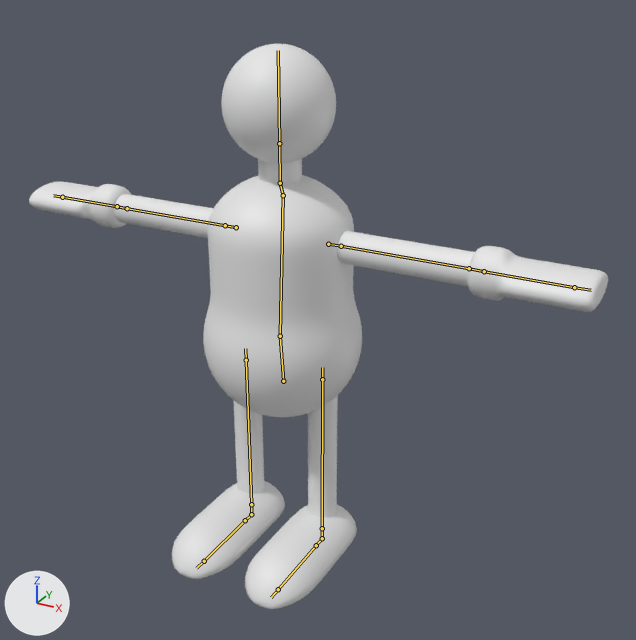
Before and after pictures for a commit that changed the Blender file Assets/meshes/rubber_man.blend.
One viewpoint serves both versions: a camera (50 mm lens) standing at (0.794, -1.306, 1.143) and looking at (0.081, -0.01, 0.495). Lighting does not change. The marker at lower left points along +X, +Y and +Z. The bones that bend it are drawn over the model as lines.

In view in the first picture: 'RubberBuddy'.
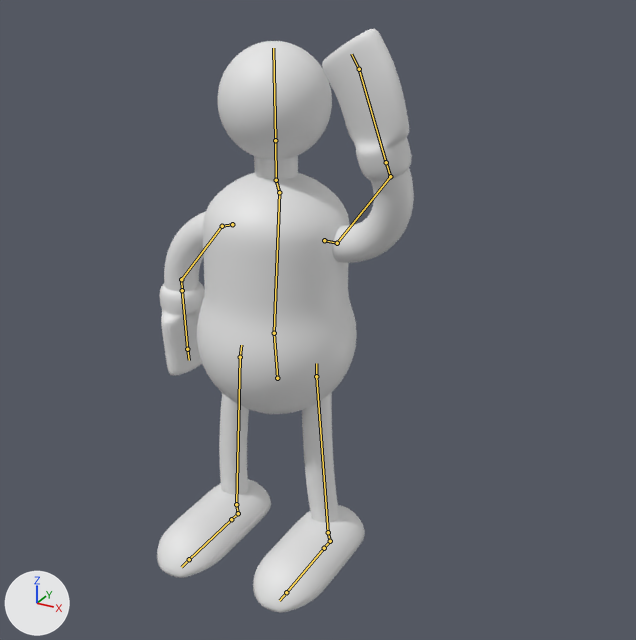
The newer file adds an action. The first version stands in its rest pose; the second is drawn at frame 2 of the action 'wave'.

Changed parts and their boxes (x1, y1, x2, y2) in the pictures (636 x 640 px):
```json
{"object": "RubberBuddy", "change": "posed", "before": [29, 44, 608, 609], "after": [157, 29, 414, 613], "on screen": "56% narrower"}
{"bone": "BodyEnd", "before": "(283, 195) to (280, 183)", "after": "(279, 192) to (276, 180)"}
{"bone": "ArmEnd.L", "before": "(469, 268) to (484, 271)", "after": "(390, 176) to (386, 162)"}
{"bone": "HandEnd.L", "before": "(574, 287) to (591, 290)", "after": "(359, 69) to (351, 54)"}
{"bone": "ArmEnd.R", "before": "(127, 208) to (117, 206)", "after": "(181, 279) to (182, 290)"}
{"bone": "HandEnd.R", "before": "(62, 197) to (53, 195)", "after": "(187, 349) to (189, 360)"}
```

The change, as JSON lines over the scene's bpy script:
```json
{"block": "bone_hipctrl", "where": "bone_hipctrl = bpy.data.objects['RubberSkeleton'].pose.bones['HipCtrl']  # child of 'Root'"}
{"op": "set", "path": "bone_hipctrl.location", "old": "(0.0, 0.0, 0.0)", "new": "(-0.01, -0.006, -0.006)"}
{"block": "bone_bodyend", "where": "bone_bodyend = bpy.data.objects['RubberSkeleton'].pose.bones['BodyEnd']  # child of 'BodyStart'"}
{"op": "set", "path": "bone_bodyend.location", "old": "(0.0, 0.0, 0.0)", "new": "(0.007, -0.006, 0.0)"}
{"block": "bone_armend_l", "where": "bone_armend_l = bpy.data.objects['RubberSkeleton'].pose.bones['ArmEnd.L']  # child of 'BodyEnd'"}
{"op": "set", "path": "bone_armend_l.location", "old": "(0.0, 0.0, 0.0)", "new": "(-0.14, -0.123, 0.032)"}
{"op": "set", "path": "bone_armend_l.rotation_quaternion", "old": "(1.0, 0.0, 0.0, 0.0)", "new": "(0.839, -0.544, 0.0, 0.0)", "note": "degrees (0, 0, 0) -> degrees (-66, 0, 0)"}
{"block": "bone_handend_l", "where": "bone_handend_l = bpy.data.objects['RubberSkeleton'].pose.bones['HandEnd.L']  # child of 'BodyEnd'"}
{"op": "set", "path": "bone_handend_l.location", "old": "(0.0, 0.0, 0.0)", "new": "(-0.308, -0.34, 0.06)"}
{"op": "set", "path": "bone_handend_l.rotation_quaternion", "old": "(1.0, 0.0, 0.0, 0.0)", "new": "(0.373, -0.564, 0.317, 0.665)", "note": "degrees (0, 0, 0) -> degrees (0, 81, 122)"}
{"block": "bone_armend_r", "where": "bone_armend_r = bpy.data.objects['RubberSkeleton'].pose.bones['ArmEnd.R']  # child of 'BodyEnd'"}
{"op": "set", "path": "bone_armend_r.location", "old": "(0.0, 0.0, 0.0)", "new": "(-0.134, -0.129, -0.003)"}
{"block": "bone_handend_r", "where": "bone_handend_r = bpy.data.objects['RubberSkeleton'].pose.bones['HandEnd.R']  # child of 'BodyEnd'"}
{"op": "set", "path": "bone_handend_r.location", "old": "(0.0, 0.0, 0.0)", "new": "(-0.293, -0.298, -0.012)"}
{"op": "set", "path": "bone_handend_r.rotation_quaternion", "old": "(1.0, 0.0, 0.0, 0.0)", "new": "(0.682, 0.0, 0.0, 0.731)", "note": "degrees (0, 0, 0) -> degrees (0, 0, 94)"}
{"block": "bone_footctrl_l", "where": "bone_footctrl_l = bpy.data.objects['RubberSkeleton'].pose.bones['FootCtrl.L']  # child of 'Root'"}
{"op": "set", "path": "bone_footctrl_l.location", "old": "(0.0, 0.0, 0.0)", "new": "(0.018, 0.0, 0.0)"}
{"block": "bone_footctrl_r", "where": "bone_footctrl_r = bpy.data.objects['RubberSkeleton'].pose.bones['FootCtrl.R']  # child of 'Root'"}
{"op": "set", "path": "bone_footctrl_r.location", "old": "(0.0, 0.0, 0.0)", "new": "(-0.028, -0.011, 0.0)"}
{"block": "bone_knee_l", "where": "bone_knee_l = bpy.data.objects['RubberSkeleton'].pose.bones['Knee.L']"}
{"op": "set", "path": "bone_knee_l.location", "old": "(0.0, 0.0, 0.0)", "new": "(0.015, 0.031, 0.0)"}
{"block": "bone_elbow_l", "where": "bone_elbow_l = bpy.data.objects['RubberSkeleton'].pose.bones['Elbow.L']"}
{"op": "set", "path": "bone_elbow_l.location", "old": "(0.0, 0.0, 0.0)", "new": "(0.0, 0.005, 0.045)"}
{"block": "bone_knee_r", "where": "bone_knee_r = bpy.data.objects['RubberSkeleton'].pose.bones['Knee.R']"}
{"op": "set", "path": "bone_knee_r.location", "old": "(0.0, 0.0, 0.0)", "new": "(-0.017, 0.031, 0.002)"}
{"block": "bone_elbow_r", "where": "bone_elbow_r = bpy.data.objects['RubberSkeleton'].pose.bones['Elbow.R']"}
{"op": "set", "path": "bone_elbow_r.location", "old": "(0.0, 0.0, 0.0)", "new": "(-0.032, 0.0, 0.001)"}
```
